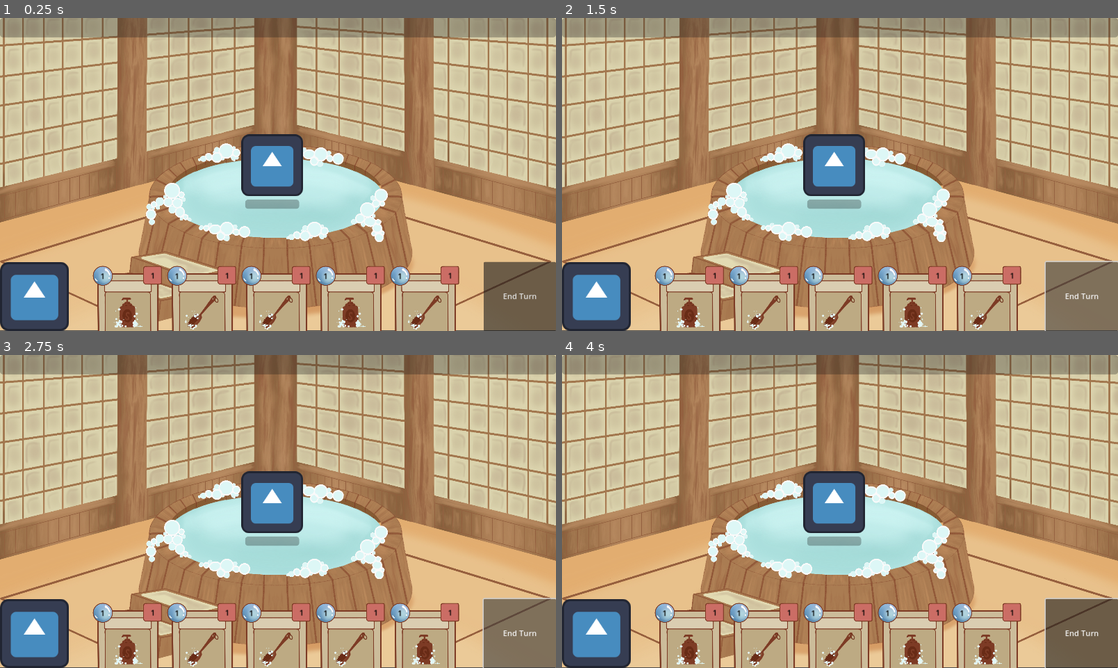
Above: before the commit, frames 1-4 (two rows, left to right).
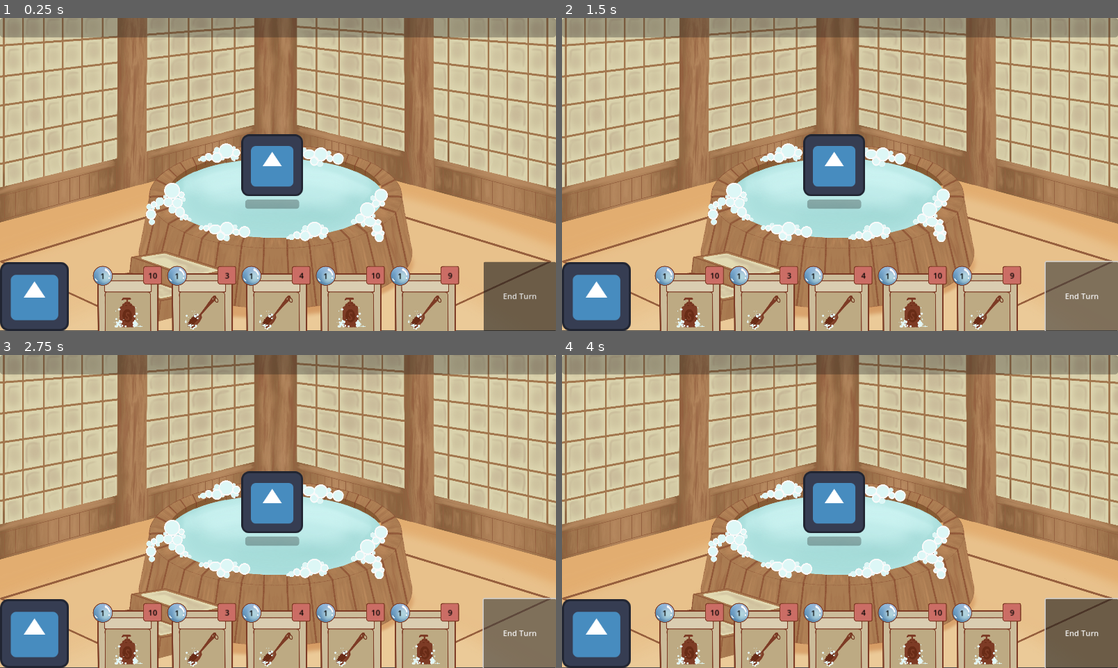
Above: after the commit, the same moments.

Repository: MichaelRRyan/GGJ-2025
Game: Godot game, scene res://Gameplay/gameplay.tscn
The game is run twice, just before and just after one commit, with the same random seed, the same clock (stepped at 60 frames per second) and the same inputs. The engine's default icon, where the game draws it, is replaced by a stand-in: a white triangle on a blue panel in a dark square.
Inputs (mouse positions are in pixels of both pictures, inside the frame that each line leads up to):
- Up to frame 1 (0.25 s): no input
- Up to frame 2 (1.5 s): click "End Turn" at 0.5 s; click "End Turn" at 1.25 s
- Up to frame 3 (2.75 s): click "End Turn" at 2 s
- Up to frame 4 (4 s): tap Enter at 2.75 s; move the mouse to (962, 495) at 2.77 s; tap Space at 3.5 s; move the mouse to (728, 527) at 3.52 s

The runs differ from the first frame. In frame 1, less than 0.1% of the frame differs, in the area x 26-82%, y 81-84%; in frame 2, less than 0.1%; in frame 3, less than 0.1%; in frame 4, less than 0.1%.

Commit message:
Exhaustion in Cards

Diff:
--- a/Features/CardInterface/interactable_card.gd
+++ b/Features/CardInterface/interactable_card.gd
@@ -16,7 +16,7 @@
 		$TextureButton/CardIcon.texture = load("res://Features/Cards/shampoo.png")
 
 	$TextureButton/ActionPointsLabel.text = str(card.get_card_action_cost())
-	$TextureButton/ExhaustionLabel.text = str(card.get_card_action_cost())
+	$TextureButton/ExhaustionLabel.text = str(card.get_card_exhaustion_cost())
 
 
 #-------------------------------------------------------------------------------
--- a/Features/Cards/Card.gd
+++ b/Features/Cards/Card.gd
@@ -20,3 +20,11 @@
 			return effect.action_point_cost
 
 	return 0
+
+
+func get_card_exhaustion_cost() -> int:
+	for effect in effects:
+		if effect is ExhaustionEffect:
+			return effect.exhaustion_cost
+
+	return 0
--- a/Features/Cards/CardFactory.gd
+++ b/Features/Cards/CardFactory.gd
@@ -12,8 +12,10 @@
 static func get_damage_spirit_card() -> Card:
 	var damage_effect = DamageEffect.new()
 	var action_points_effect = ActionPointEffect.new()
+	var exhaustion_effect = ExhaustionEffect.new()
 	damage_effect.target_name = GameState.TargetName.SPIRIT
 	action_points_effect.target_name = GameState.TargetName.PLAYER
-	var effects = [damage_effect, action_points_effect]
+	exhaustion_effect.target_name = GameState.TargetName.PLAYER
+	var effects = [damage_effect, action_points_effect, exhaustion_effect]
 	var damage_card = create_card("DamageCard", "Deal damage to the player.", effects)
 	return damage_card
--- /dev/null
+++ b/Features/Component/ExhaustionComponent.gd
@@ -0,0 +1,18 @@
+extends Node
+class_name ExhaustionComponent
+
+signal exhaustion_amount_changed(new_health, max_health)
+
+var max_exhaustion_amount: int = 100
+var current_exhaustion_amount: int
+
+func _ready():
+	call_deferred("modify", max_exhaustion_amount)
+
+func modify(amount: int):
+	current_exhaustion_amount = clamp(current_exhaustion_amount + amount, 0, max_exhaustion_amount)
+	print("Current Exhaustion:", current_exhaustion_amount)
+	exhaustion_amount_changed.emit(current_exhaustion_amount, max_exhaustion_amount)
+
+func reset():
+	current_exhaustion_amount = max_exhaustion_amount
--- /dev/null
+++ b/Features/Effects/ExhaustionEffect.gd
@@ -0,0 +1,20 @@
+extends Effect
+class_name ExhaustionEffect
+
+var exhaustion_cost = 5
+
+func _init():
+	var rng = RandomNumberGenerator.new()
+	rng.randomize()
+	exhaustion_cost = rng.randi_range(1, 10)  # Generate a random integer between 1 and 10
+
+func execute():
+	var target = GameState.getEffectTarget(target_name)
+	if target:
+		var exhaustion_amount = target.get_node("ExhaustionComponent")
+		if exhaustion_amount:
+			exhaustion_amount.modify(-exhaustion_cost)
+		else:
+			print("Error: Target does not have a ExhaustionComponent!")
+	else:
+		print("Error: No Target found!")
--- a/Features/Encounter/encounter.tscn
+++ b/Features/Encounter/encounter.tscn
@@ -6,9 +6,10 @@
 [ext_resource type="PackedScene" uid="uid://ds25e0iuelde8" path="res://Features/Cards/card_manager.tscn" id="3_0ndc0"]
 [ext_resource type="PackedScene" uid="uid://dqig0ruy5ltgr" path="res://Features/Component/health_component.tscn" id="3_8leue"]
 [ext_resource type="PackedScene" uid="uid://c7kr7a00copnf" path="res://Features/HealthBar/health_bar.tscn" id="6_0rfqi"]
-[ext_resource type="Script" path="res://Features/Component/ActionPointsComponent.gd" id="7_on6gb"]
 [ext_resource type="Texture2D" uid="uid://cop8t73wqabim" path="res://icon.svg" id="7_tsc4v"]
+[ext_resource type="PackedScene" uid="uid://ctdku42sdd42e" path="res://action_points_component.tscn" id="8_8dgu4"]
 [ext_resource type="Texture2D" uid="uid://blsehpidm40ah" path="res://Features/Encounter/background.png" id="8_17wk5"]
+[ext_resource type="PackedScene" uid="uid://d2acg8x7mxuoq" path="res://exhaustion_component.tscn" id="9_sw7f1"]
 
 [node name="Encounter" type="Node2D"]
 script = ExtResource("1_dcat6")
@@ -42,8 +43,9 @@
 offset_bottom = 40.0
 grow_vertical = 1
 
-[node name="ActionPointsComponent" type="Node" parent="Player"]
-script = ExtResource("7_on6gb")
+[node name="ActionPointsComponent" parent="Player" instance=ExtResource("8_8dgu4")]
+
+[node name="ExhaustionComponent" parent="Player" instance=ExtResource("9_sw7f1")]
 
 [node name="Spirit" type="Node2D" parent="."]
 position = Vector2(564, 305)
--- /dev/null
+++ b/action_points_component.tscn
@@ -0,0 +1,6 @@
+[gd_scene load_steps=2 format=3 uid="uid://ctdku42sdd42e"]
+
+[ext_resource type="Script" path="res://Features/Component/ActionPointsComponent.gd" id="1_4fwvf"]
+
+[node name="ActionPointsComponent" type="Node"]
+script = ExtResource("1_4fwvf")
--- /dev/null
+++ b/exhaustion_component.tscn
@@ -0,0 +1,6 @@
+[gd_scene load_steps=2 format=3 uid="uid://d2acg8x7mxuoq"]
+
+[ext_resource type="Script" path="res://Features/Component/ExhaustionComponent.gd" id="1_ycu22"]
+
+[node name="ExhaustionComponent" type="Node"]
+script = ExtResource("1_ycu22")
Not shown: 1 places in Features/Encounter/encounter.tscn that only renumber resources
